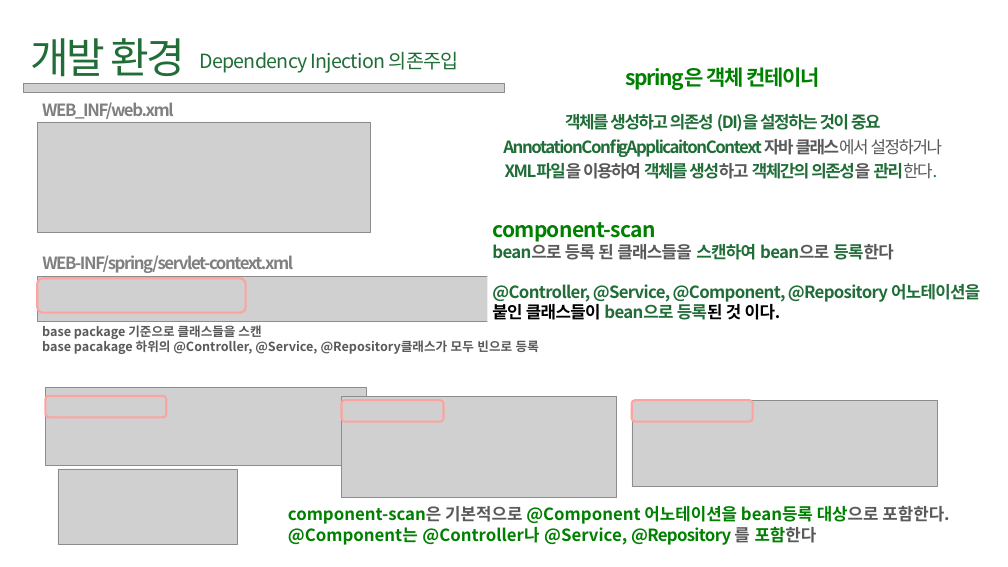
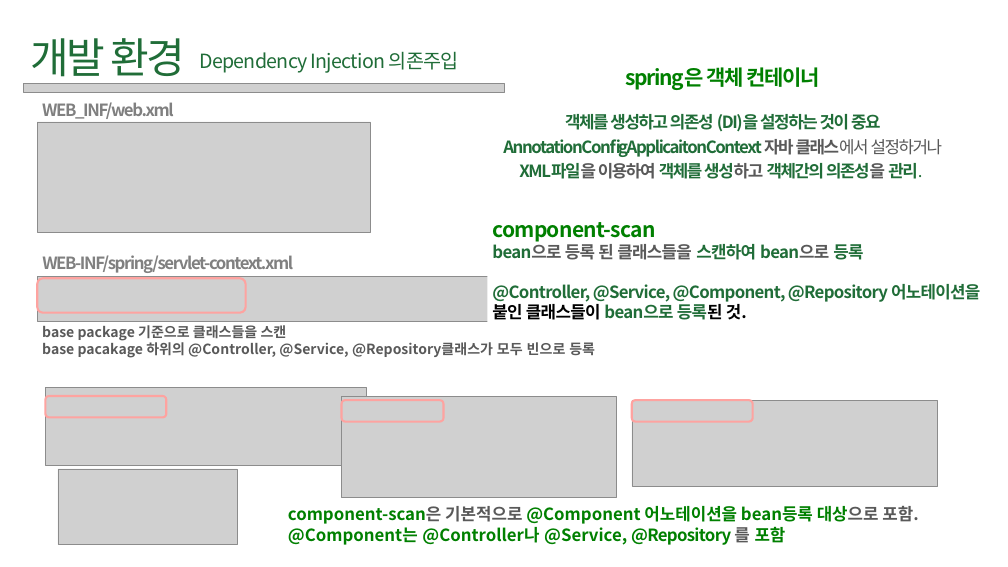
Before and after one commit to hanYijin/portfolio_2021, a slide deck: slide 8 of smartFarm.pptx. Drawn at 1008x567 pixels with LibreOffice and Linux fonts; fonts in the diff are those of the drawing; grey boxes stand for pictures. Boxes give left, top, right and bottom in pixels: in the first picture for what was removed or moved away, otherwise in the second. Text is boxed around its words. In the diff, an @@ line names an element or a change of style, - is before the commit and + after.

```diff
--- a/smartFarm.pptx
+++ b/smartFarm.pptx
@@ text at (x1=519, y1=163, x2=922, y2=179): text changed @@
-XML파일을 이용하여 객체를 생성하고 객체간의 의존성을 관리한다.
+XML파일을 이용하여 객체를 생성하고 객체간의 의존성을 관리.
@@ text at (x1=492, y1=241, x2=980, y2=320): text changed @@
-bean으로 등록 된 클래스들을 스캔하여 bean으로 등록한다
-@Controller, @Service, @Component, @Repository 어노테이션을 붙인 클래스들이 bean으로 등록된 것 이다.
+bean으로 등록 된 클래스들을 스캔하여 bean으로 등록
+@Controller, @Service, @Component, @Repository 어노테이션을 붙인 클래스들이 bean으로 등록된 것.
@@ text "base package 기준으로 클래스들을 스캔" at (x1=42, y1=325, x2=595, y2=358): size 18 to 20 pt @@
@@ text at (x1=288, y1=506, x2=918, y2=546): text changed @@
-component-scan은 기본적으로 @Component 어노테이션을 bean등록 대상으로 포함한다.
-@Component는 @Controller나 @Service, @Repository 를 포함한다
+component-scan은 기본적으로 @Component 어노테이션을 bean등록 대상으로 포함.
+@Component는 @Controller나 @Service, @Repository 를 포함
```
Also in this commit, not shown: 7 other slides changed, 12 other files.
